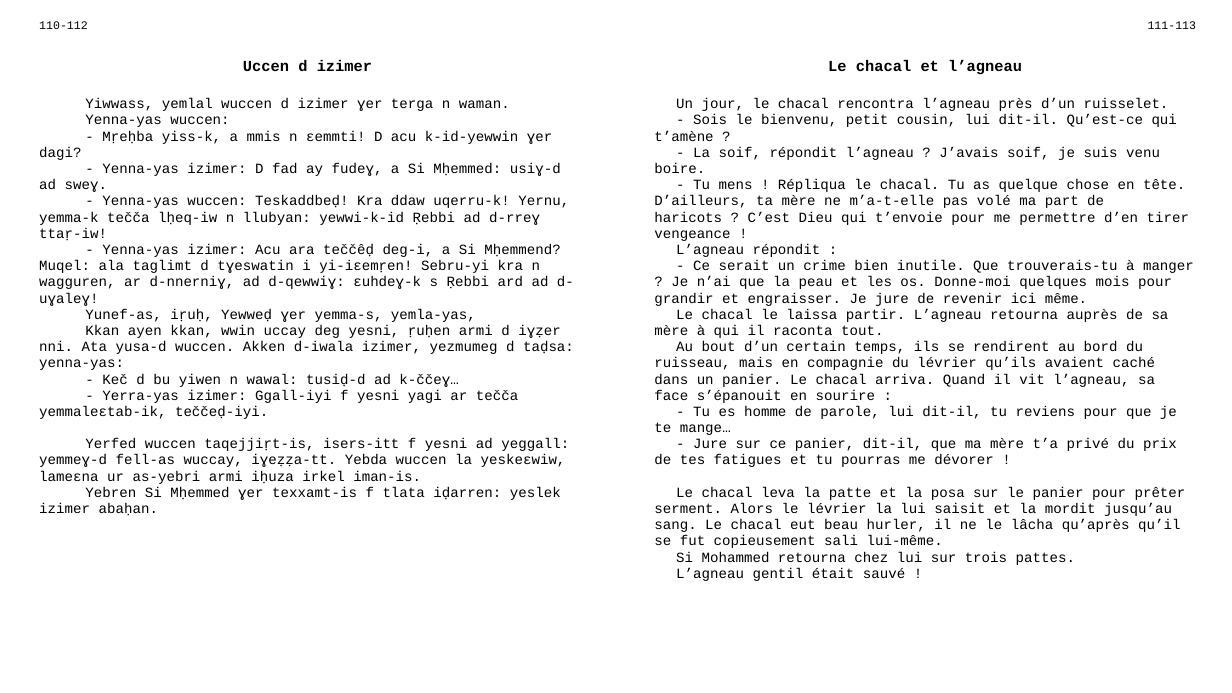
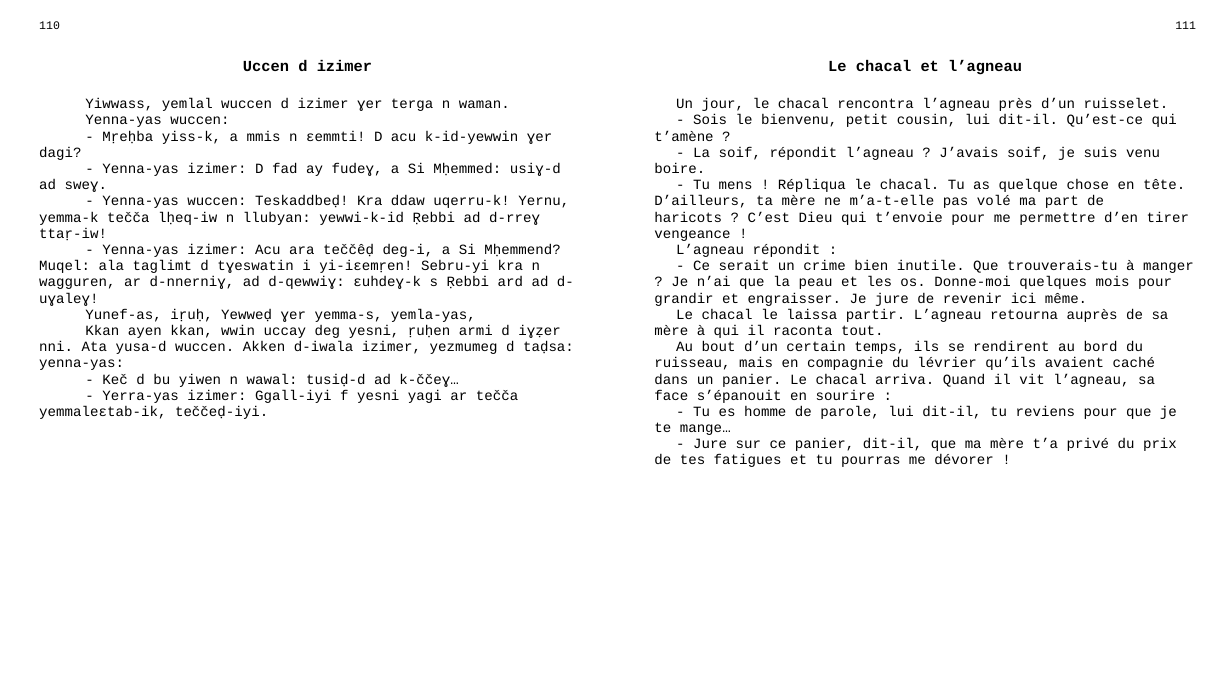
Before and after one commit to sferhah/tamacahut_n_wuccen, a slide deck: slide 49 of Uccen.ConsoleApp/uccen.pptx (slide 45 before the commit). Drawn at 1232x693 pixels with LibreOffice and Linux fonts; fonts in the diff are those of the drawing. Boxes give left, top, right and bottom in pixels: in the first picture for what was removed or moved away, otherwise in the second. Text is boxed around its words. In the diff, an @@ line names an element or a change of style, - is before the commit and + after.

```diff
--- a/Uccen.ConsoleApp/uccen.pptx
+++ b/Uccen.ConsoleApp/uccen.pptx
@@ table at (30,15,1205,668) @@
-row 1, column 1: 110-112
+row 1, column 1: 110
-row 1, column 3: 111-113
+row 1, column 3: 111
-row 3, column 1: Yiwwass, yemlal wuccen d izimer ɣer terga n waman. / Yenna-yas wuccen: / - Mṛeḥba yiss-k, a mmis n ɛemmti! D acu k-id-yewwin ɣer dagi? / - Yenna-yas izimer: D fad ay fudeɣ, a Si Mḥemmed: usiɣ-d ad sweɣ. / - Yenna-yas wuccen: Teskaddbeḍ! Kra ddaw uqerru-k! Yernu, yemma-k tečča lḥeq-iw n llubyan: yewwi-k-id Ṛebbi ad d-rreɣ ttaṛ-iw! / - Yenna-yas izimer: Acu ara teččêḍ deg-i, a Si Mḥemmend? Muqel: ala taglimt d tɣeswatin i yi-iɛemṛen! Sebru-yi kra n wagguren, ar d-nnerniɣ, ad d-qewwiɣ: ɛuhdeɣ-k s Ṛebbi ard ad d-uɣaleɣ! / Yunef-as, iṛuḥ, Yewweḍ ɣer yemma-s, yemla-yas, / Kkan ayen kkan, wwin uccay deg yesni, ṛuḥen armi d iɣẓer nni. Ata yusa-d wuccen. Akken d-iwala izimer, yezmumeg d taḍsa: yenna-yas: / - Keč d bu yiwen n wawal: tusiḍ-d ad k-ččeɣ… / - Yerra-yas izimer: Ggall-iyi f yesni yagi ar tečča yemmaleɛtab-ik, teččeḍ-iyi. / Yerfed wuccen taqejjiṛt-is, isers-itt f yesni ad yeggall: yemmeɣ-d fell-as wuccay, iɣeẓẓa-tt. Yebda wuccen la yeskeɛwiw, lameɛna ur as-yebri armi iḥuza irkel iman-is. / Yebren Si Mḥemmed ɣer texxamt-is f tlata iḍarren: yeslek izimer abaḥan.
+row 3, column 1: Yiwwass, yemlal wuccen d izimer ɣer terga n waman. / Yenna-yas wuccen: / - Mṛeḥba yiss-k, a mmis n ɛemmti! D acu k-id-yewwin ɣer dagi? / - Yenna-yas izimer: D fad ay fudeɣ, a Si Mḥemmed: usiɣ-d ad sweɣ. / - Yenna-yas wuccen: Teskaddbeḍ! Kra ddaw uqerru-k! Yernu, yemma-k tečča lḥeq-iw n llubyan: yewwi-k-id Ṛebbi ad d-rreɣ ttaṛ-iw! / - Yenna-yas izimer: Acu ara teččêḍ deg-i, a Si Mḥemmend? Muqel: ala taglimt d tɣeswatin i yi-iɛemṛen! Sebru-yi kra n wagguren, ar d-nnerniɣ, ad d-qewwiɣ: ɛuhdeɣ-k s Ṛebbi ard ad d-uɣaleɣ! / Yunef-as, iṛuḥ, Yewweḍ ɣer yemma-s, yemla-yas, / Kkan ayen kkan, wwin uccay deg yesni, ṛuḥen armi d iɣẓer nni. Ata yusa-d wuccen. Akken d-iwala izimer, yezmumeg d taḍsa: yenna-yas: / - Keč d bu yiwen n wawal: tusiḍ-d ad k-ččeɣ… / - Yerra-yas izimer: Ggall-iyi f yesni yagi ar tečča yemmaleɛtab-ik, teččeḍ-iyi.
-row 3, column 3: Un jour, le chacal rencontra l’agneau près d’un ruisselet. / - Sois le bienvenu, petit cousin, lui dit-il. Qu’est-ce qui t’amène ? / - La soif, répondit l’agneau ? J’avais soif, je suis venu boire. / - Tu mens ! Répliqua le chacal. Tu as quelque chose en tête. D’ailleurs, ta mère ne m’a-t-elle pas volé ma part de haricots ? C’est Dieu qui t’envoie pour me permettre d’en tirer vengeance ! / L’agneau répondit : / - Ce serait un crime bien inutile. Que trouverais-tu à manger ? Je n’ai que la peau et les os. Donne-moi quelques mois pour grandir et engraisser. Je jure de revenir ici même. / Le chacal le laissa partir. L’agneau retourna auprès de sa mère à qui il raconta tout. / Au bout d’un certain temps, ils se rendirent au bord du ruisseau, mais en compagnie du lévrier qu’ils avaient caché dans un panier. Le chacal arriva. Quand il vit l’agneau, sa face s’épanouit en sourire : / - Tu es homme de parole, lui dit-il, tu reviens pour que je te mange… / - Jure sur ce panier, dit-il, que ma mère t’a privé du prix de tes fatigues et tu pourras me dévorer ! / Le chacal leva la patte et la posa sur le panier pour prêter serment. Alors le lévrier la lui saisit et la mordit jusqu’au sang. Le chacal eut beau hurler, il ne le lâcha qu’après qu’il se fut copieusement sali lui-même. / Si Mohammed retourna chez lui sur trois pattes. / L’agneau gentil était sauvé !
+row 3, column 3: Un jour, le chacal rencontra l’agneau près d’un ruisselet. / - Sois le bienvenu, petit cousin, lui dit-il. Qu’est-ce qui t’amène ? / - La soif, répondit l’agneau ? J’avais soif, je suis venu boire. / - Tu mens ! Répliqua le chacal. Tu as quelque chose en tête. D’ailleurs, ta mère ne m’a-t-elle pas volé ma part de haricots ? C’est Dieu qui t’envoie pour me permettre d’en tirer vengeance ! / L’agneau répondit : / - Ce serait un crime bien inutile. Que trouverais-tu à manger ? Je n’ai que la peau et les os. Donne-moi quelques mois pour grandir et engraisser. Je jure de revenir ici même. / Le chacal le laissa partir. L’agneau retourna auprès de sa mère à qui il raconta tout. / Au bout d’un certain temps, ils se rendirent au bord du ruisseau, mais en compagnie du lévrier qu’ils avaient caché dans un panier. Le chacal arriva. Quand il vit l’agneau, sa face s’épanouit en sourire : / - Tu es homme de parole, lui dit-il, tu reviens pour que je te mange… / - Jure sur ce panier, dit-il, que ma mère t’a privé du prix de tes fatigues et tu pourras me dévorer !
```
Also in this commit, not shown: 7 other slides changed, 7 slides added, 2 other files.
